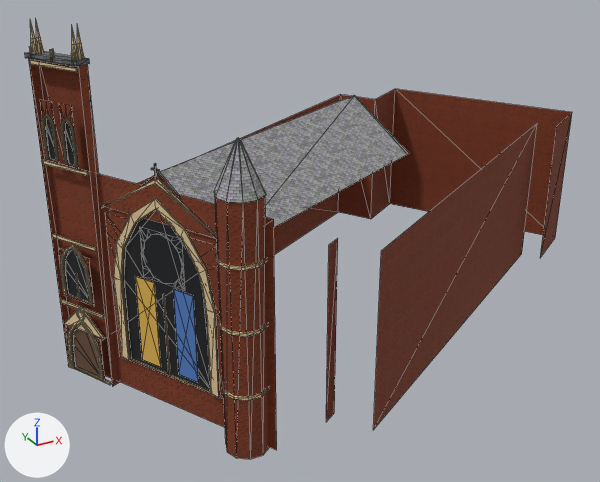
An edit to the glTF model viewer/districts/2018-harmonie/landmarks/453577567.glb, drawn before and after from the same camera.
The view is the same before and after, from a 50 mm lens placed at (379.4, 51.6, 31.6), pointed at (407.5, 102.7, 6.1). Every picture has the same lights, and +X, +Y and +Z are marked at lower left. The picture after the commit comes second. Mesh edges are drawn as thin lines. Where no turn or scale is listed for an object, it has been applied to the vertices. Vertices at exactly the same position are counted once.

The first picture shows 'bldg_453577567_landmark'.
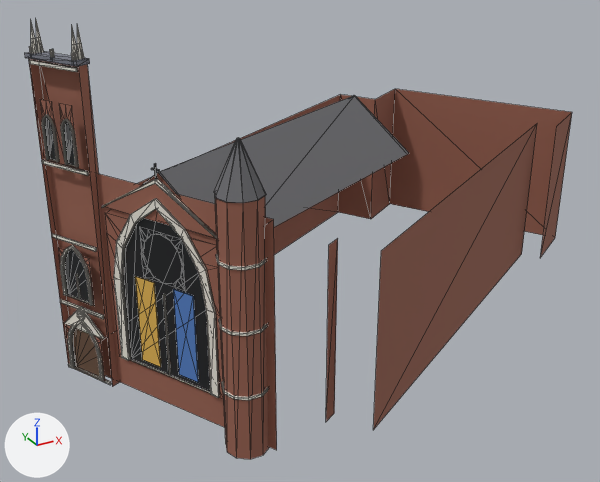
The newer file is also turned or shifted as a whole; pictures and numbers use the older file's frame.

The change in detail:
Material 'stone_white' (mat_stone_white) is new.
Its base color is (0.82, 0.78, 0.7) (white #eae5da).
Its roughness is 0.82.
Material 'slate' (mat_slate) is new.
Its base color is (0.14, 0.14, 0.15) (dark grey #69696c).
Its roughness is 0.7.
Material 'bluestone' (mat_bluestone) is new.
Its base color is (0.19, 0.2, 0.24) (grey #797c86).
Its roughness is 0.86.
Material 'brick' (mat_brick) is new.
Its base color is (0.31, 0.12, 0.08) (brown #976150).
Its roughness is 0.9.
me_bldg_453577567_landmark has 880 vertices, 1173 faces and spans x -23.3..23.3, y -16.2..16.2, z -11.9..11.9.
me_bldg_453577567_landmark is used by ob_bldg_453577567_landmark; location (412.37, 103.02, 12.05).
me_bldg_453577567_landmark part 1: 67 of 880 vertices moved; they spanned x -22.8..-16.9, y -11.0..-0.7, z -11.5..6.4 and now span x -22.8..-16.9, y -11.0..-0.7, z -11.5..6.4; mean shift (0.0, 0.0, 0.0); largest move (-20.1, -4.8, -9.5) -> (-16.9, -11.0, -9.5).
me_bldg_453577567_landmark part 2: 12 faces spanning x -23.3..-20.4, y -3.9..0.5, z 9.7..10.0 switch from mat_lm_bluestone to mat_bluestone (grey #797c86).
me_bldg_453577567_landmark part 3: 206 faces spanning x -23.1..23.3, y -16.2..16.2, z -11.9..9.7 switch from mat_lm_brick_red to mat_brick (brown #976150).
me_bldg_453577567_landmark part 4: 24 faces spanning x -20.6..3.5, y -15.1..6.6, z 0.3..7.3 switch from mat_church_slate to mat_slate (dark grey #69696c).
me_bldg_453577567_landmark part 5: 650 faces spanning x -23.1..-14.5, y -15.1..0.2, z -11.8..11.9 switch from mat_lm_stone_white to mat_stone_white (white #eae5da).

Location of each change, (x1, y1, x2, y2) in pixels of the pictures (600 x 482 px; the box of a moved part takes in the faces that stretch with it):
part 1 of me_bldg_453577567_landmark, moved or reshaped
    both: (46, 118, 217, 391)
part 2 of me_bldg_453577567_landmark, recoloured
    both: (25, 52, 90, 66)
part 3 of me_bldg_453577567_landmark, recoloured
    both: (28, 58, 572, 459)
part 4 of me_bldg_453577567_landmark, recoloured (darker)
    both: (142, 95, 409, 227)
part 5 of me_bldg_453577567_landmark, recoloured
    both: (29, 20, 268, 400)
